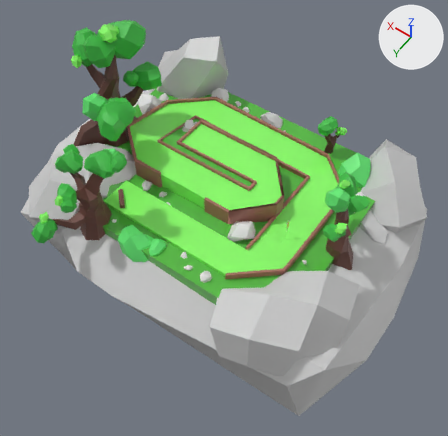
An edit to the FBX model Assets/Prefabs/Models/BlenderCourse3.fbx, drawn before and after from the same camera.
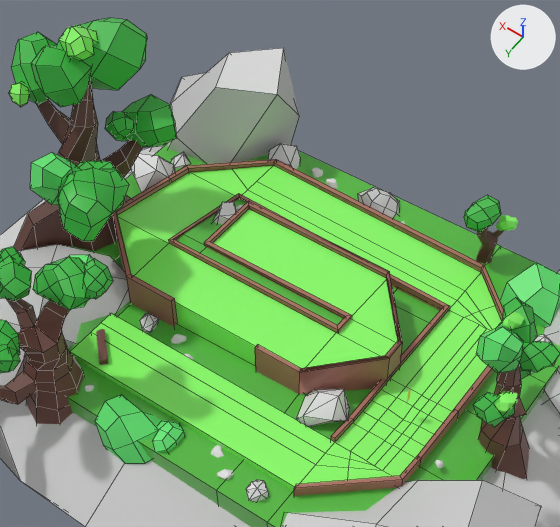
Old and new are each drawn whole from a 50 mm camera at (-4.6, 19.6, 29.3) aimed at (7.9, 2.0, 1.6) and again close up on the part from 15% to 83% of the width and 2% to 68% of the height. Every picture has the same lights, and +X, +Y and +Z are marked at upper right. The close-ups show mesh edges as thin lines. Where no turn or scale is listed for an object, it has been applied to the vertices. Vertices at the same position are counted once.

Before the edit, the objects in view are built like this:
```python
me_cube_022 = bpy.data.meshes.new('Cube.022')
me_cube_022.from_pydata(...)  # 114 vertices, 115 faces; spans x -2.57..2.26, y -3.86..6.3, z -1.0..4.31
me_cube_022.materials.append(mat_grass2)  # green #8cff6b
me_cube_023 = bpy.data.meshes.new('Cube.023')
me_cube_023.from_pydata(...)  # 104 vertices, 78 faces; spans x -2.63..2.32, y -4.04..6.44, z -0.38..5.69
me_cube_023.materials.append(mat_wood_002)  # brown #a66c5e
me_rock_241 = bpy.data.meshes.new('rock.241')
me_rock_241.from_pydata(...)  # 24 vertices, 22 faces; spans x -0.55..0.593, y -0.571..0.389, z -0.683..0.649
me_rock_241.materials.append(mat_rock_019)  # light grey #cecece
ob_cube_022 = bpy.data.objects.new('Cube.022', me_cube_022)
ob_cube_022.location = (9.6, -0.61, 3.35)
ob_cube_022.rotation_euler = (0.0, 0.0, -3.142)  # degrees (0, 0, -180)
ob_cube_022.scale = (-2.57, -1.0, -0.402)
ob_cube_023 = bpy.data.objects.new('Cube.023', me_cube_023)
ob_cube_023.location = (9.6, -0.61, 3.75)
ob_cube_023.rotation_euler = (0.0, 0.0, -3.142)  # degrees (0, 0, -180)
ob_cube_023.scale = (-2.57, -1.0, -0.402)
ob_rock_241 = bpy.data.objects.new('rock.241', me_rock_241)
ob_rock_241.location = (15.31, 4.55, 1.72)
ob_rock_241.rotation_euler = (-1.528, 0.258, -0.9)  # degrees (-88, 15, -52)
ob_rock_241.scale = (-5.66, -5.66, -5.66)
# also in view: 'rock.276' at (17.1, 0.5, 8.3); 'rock.283' at (14.3, 3.0, 6.5); 'rock.243' at (16.2, -5.7, 2.7); 'rock.295' at (1.4, 2.1, 5.5); 'rock.245' at (10.2, 6.6, 2.2)
```
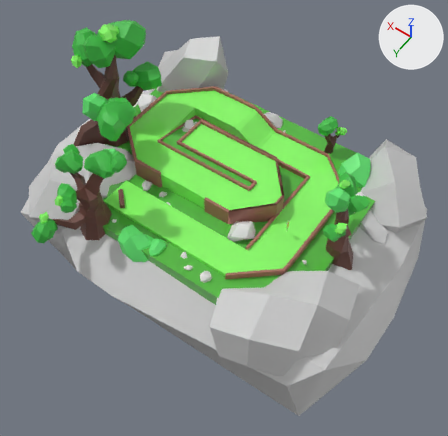
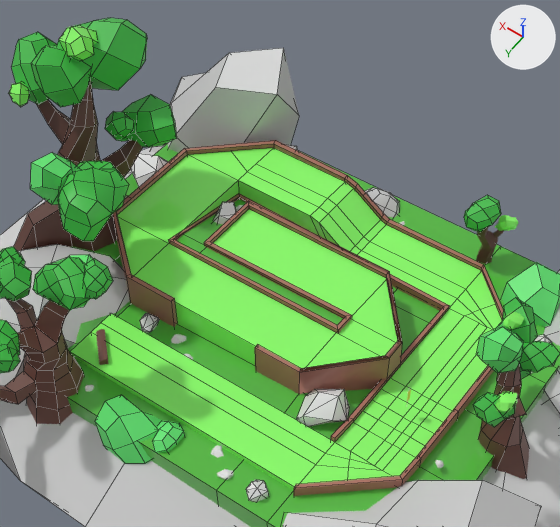
The change in detail:
me_cube_022 is used by ob_cube_022; location (9.6, -0.61, 3.35); rotation (0.0, 0.0, -3.142), in degrees (0, 0, -180); scale (-2.57, -1.0, -0.402).
me_cube_022 had 114 vertices, 115 faces and spanned x -2.57..2.26, y -3.86..6.3, z -1.0..4.31.
me_cube_022 now has 138 vertices, 139 faces and spans x -2.57..2.26, y -3.86..6.3, z -1.0..4.31.
Part 1, on me_cube_022:
6 faces are deleted.
28 vertices in x -2.57..-1.74, y 1.49..3.48, z 1.54 move by (0.0, 0.0, -0.07).
12 vertices in x -2.57..-1.74, y -3.86..-1.89, z 1.65 move by (0.0, 0.0, -0.18).
6 vertices in x 1.43..2.26, y -3.86..-1.89, z 0.94 move by (0.0, 0.0, -1.94).
2 vertices move from x -2.26..-2.15, y 2.48, z 1.64..1.8 to x -2.26..-2.15, y 2.48, z 1.47.
19 vertices are added at x -0.35..0.31, y -3.86..-1.89, z -1.0..4.31.
5 new vertices lie (1.4, 0.0, 0.0) away from vertices in x -1.75..-1.74, y -3.86..-1.89, z 1.65..4.31.
30 new faces join them.
me_cube_023 is used by ob_cube_023; location (9.6, -0.61, 3.75); rotation (0.0, 0.0, -3.142), in degrees (0, 0, -180); scale (-2.57, -1.0, -0.402).
me_cube_023 had 104 vertices, 78 faces and spanned x -2.63..2.32, y -4.04..6.44, z -0.38..5.69.
me_cube_023 now has 120 vertices, 90 faces and spans x -2.63..2.32, y -4.04..6.44, z -0.45..5.69.
Part 2, on me_cube_023:
3 faces are deleted.
4 vertices move from x 1.43..2.31, y -4.04..-1.89, z 1.45..1.61 to x 1.43..2.31, y -4.04..-1.89, z -0.45..-0.41.
16 vertices are added at x -0.36..0.32, y -4.03..-3.86, z -0.35..5.69.
15 new faces join them.

What differs and where, as boxes [x1, y1, x2, y2] in the close-ups (560 x 527 px):
'Cube.022', reshaped
    before: [70, 166, 502, 490]
    after: [70, 148, 502, 490]
'Cube.023', reshaped
    before: [113, 159, 503, 496]
    after: [113, 140, 503, 496]
part 1 of me_cube_022, built on
    before: [117, 166, 502, 476]
    after: [117, 148, 502, 476]
part 2 of me_cube_023, built on
    before: [115, 159, 483, 272]
    after: [115, 140, 483, 270]
